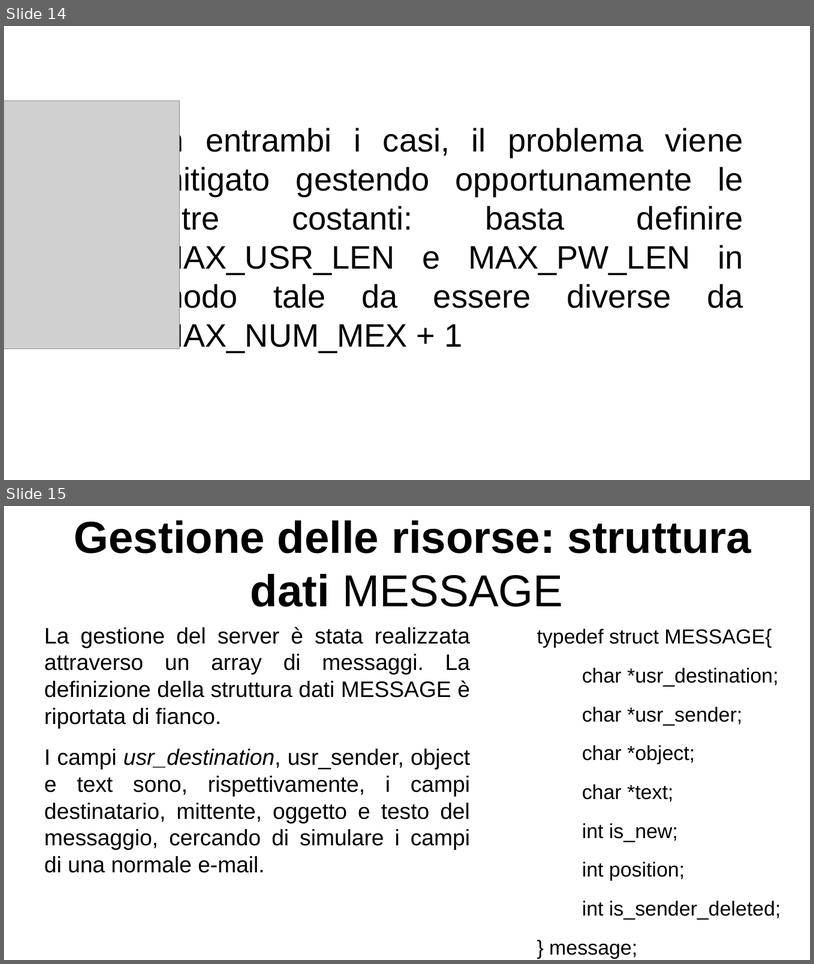
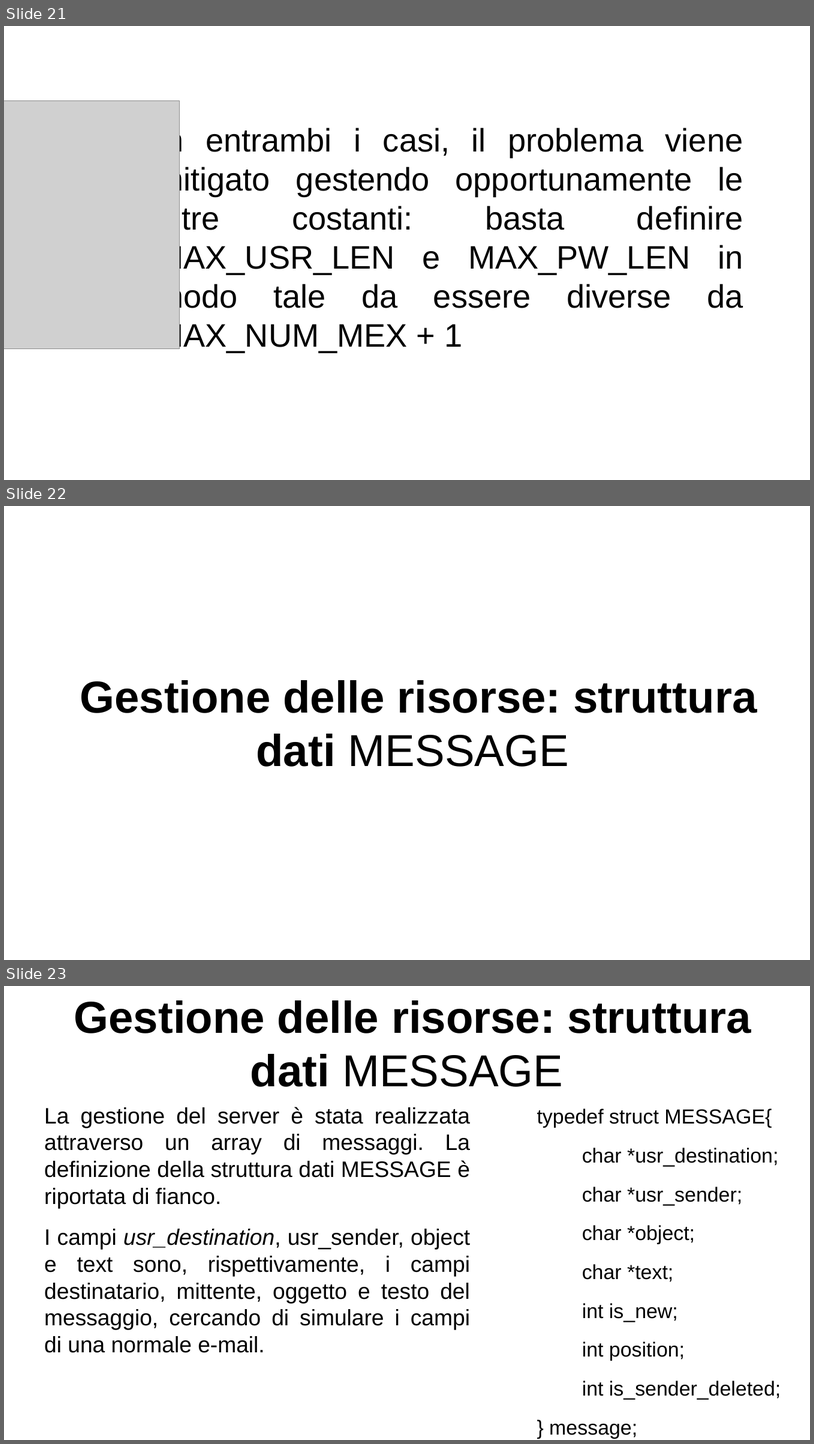
Before and after one commit to lucaMastro/progetto_SO, a slide deck: presentazione_progetto_SO.odp. Shown one above the other, each under a label of ours: slides 14 and 15 before the commit, slides 21, 22 and 23 after it. The pictures are 814x964 and 814x1444 pixels, drawn with LibreOffice and Linux fonts; fonts in the diff are those of the drawing; grey boxes stand for pictures. Boxes give left, top, right and bottom in pixels: in the first picture for what was removed or moved away, otherwise in the second. Text is boxed around its words. In the diff, an @@ line names an element or a change of style, - is before the commit and + after.

```diff
--- a/presentazione_progetto_SO.odp
+++ b/presentazione_progetto_SO.odp
@@ slide 22 added at (x1=4, y1=506, x2=810, y2=960), background #FFFFFF @@
@@ title added at (x1=80, y1=680, x2=757, y2=766), 44 pt, text #000000, bold @@
+Gestione delle risorse: struttura dati MESSAGE
@@ what was slide 14 is now slide 21 @@
@@ what was slide 15 is now slide 23 @@
```
Also in this commit, not shown: 9 slides changed, 10 other slides added, 1 slide removed.
